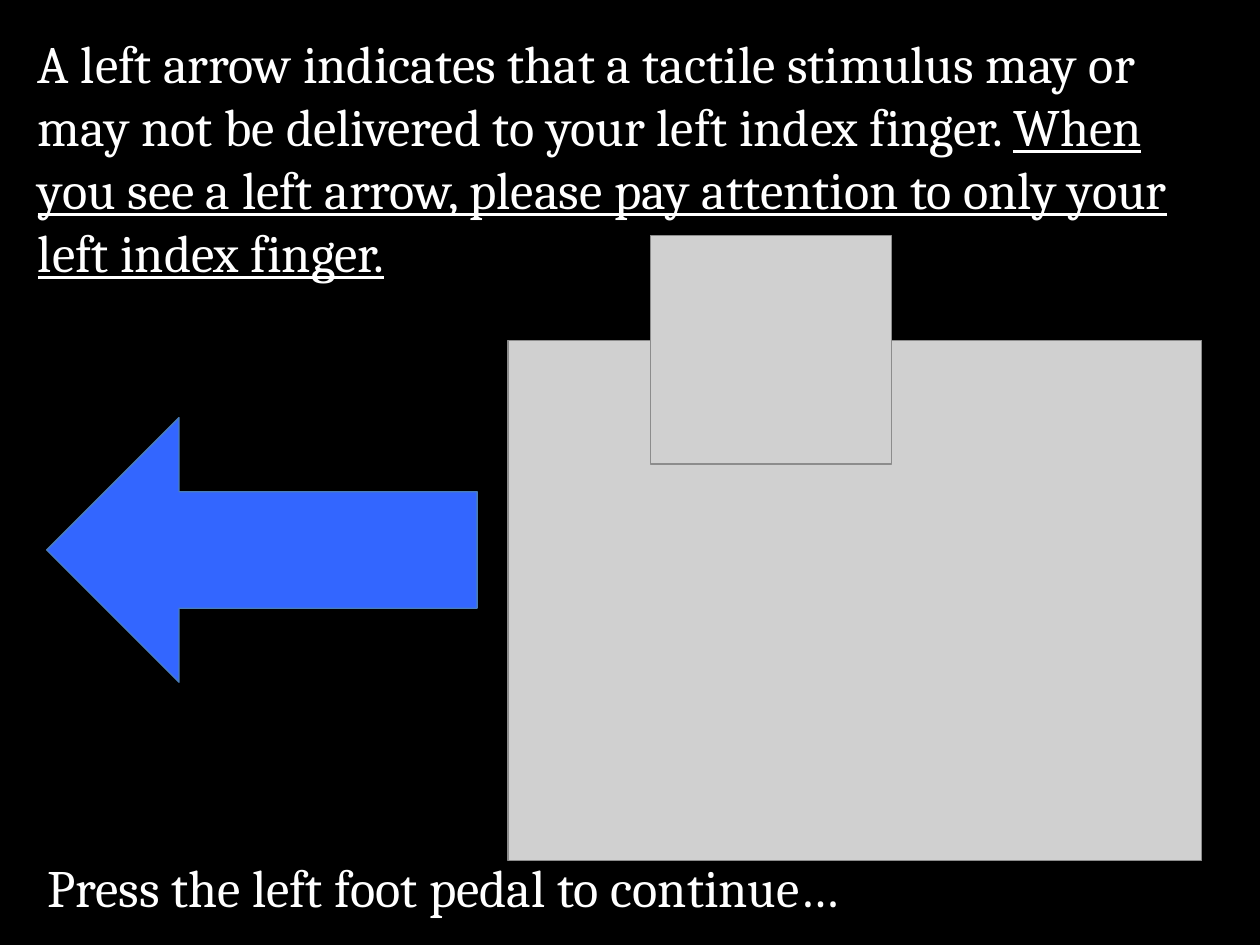
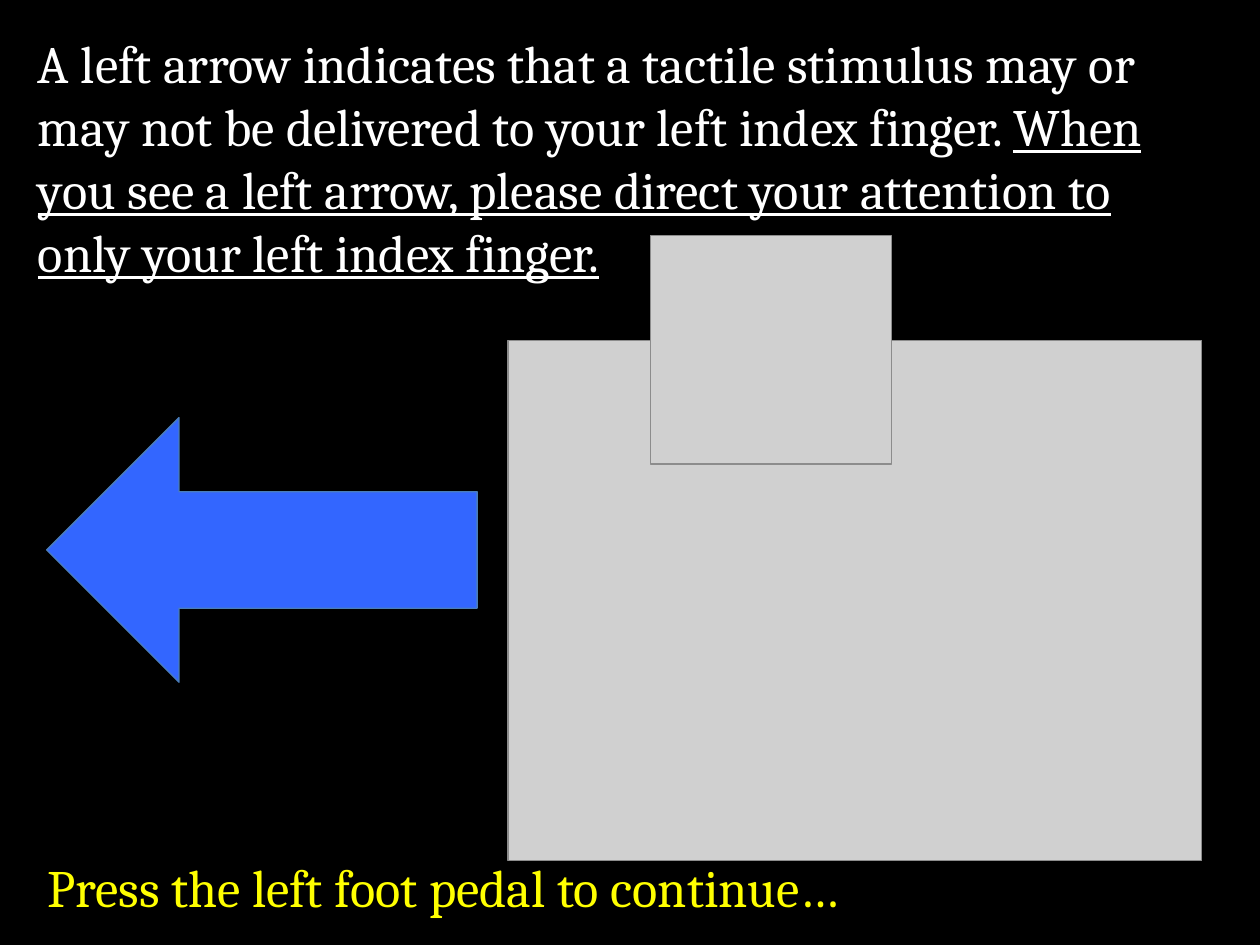
Before and after one commit to EmbodiedResearchLab/Vitality-Tactile-Detection, a slide deck: slide 2 of Stimuli/new/General instructions.pptx. Drawn at 1260x945 pixels with LibreOffice and Linux fonts; fonts in the diff are those of the drawing; grey boxes stand for pictures. Boxes give left, top, right and bottom in pixels: in the first picture for what was removed or moved away, otherwise in the second. Text is boxed around its words. In the diff, an @@ line names an element or a change of style, - is before the commit and + after.

```diff
--- a/Stimuli/new/General instructions.pptx
+++ b/Stimuli/new/General instructions.pptx
@@ text at <box>38,45,1141,283</box>: text changed @@
-A left arrow indicates that a tactile stimulus may or may not be delivered to your left index finger. When you see a left arrow, please pay attention to only your left index finger.
+A left arrow indicates that a tactile stimulus may or may not be delivered to your left index finger. When you see a left arrow, please direct your attention to only your left index finger.
@@ text "Press the left foot pedal ..." at <box>47,859,840,918</box>: text colour #FFFFFF to #FFFF00 @@
```
Also in this commit, not shown: 15 other slides changed, 16 other files.
